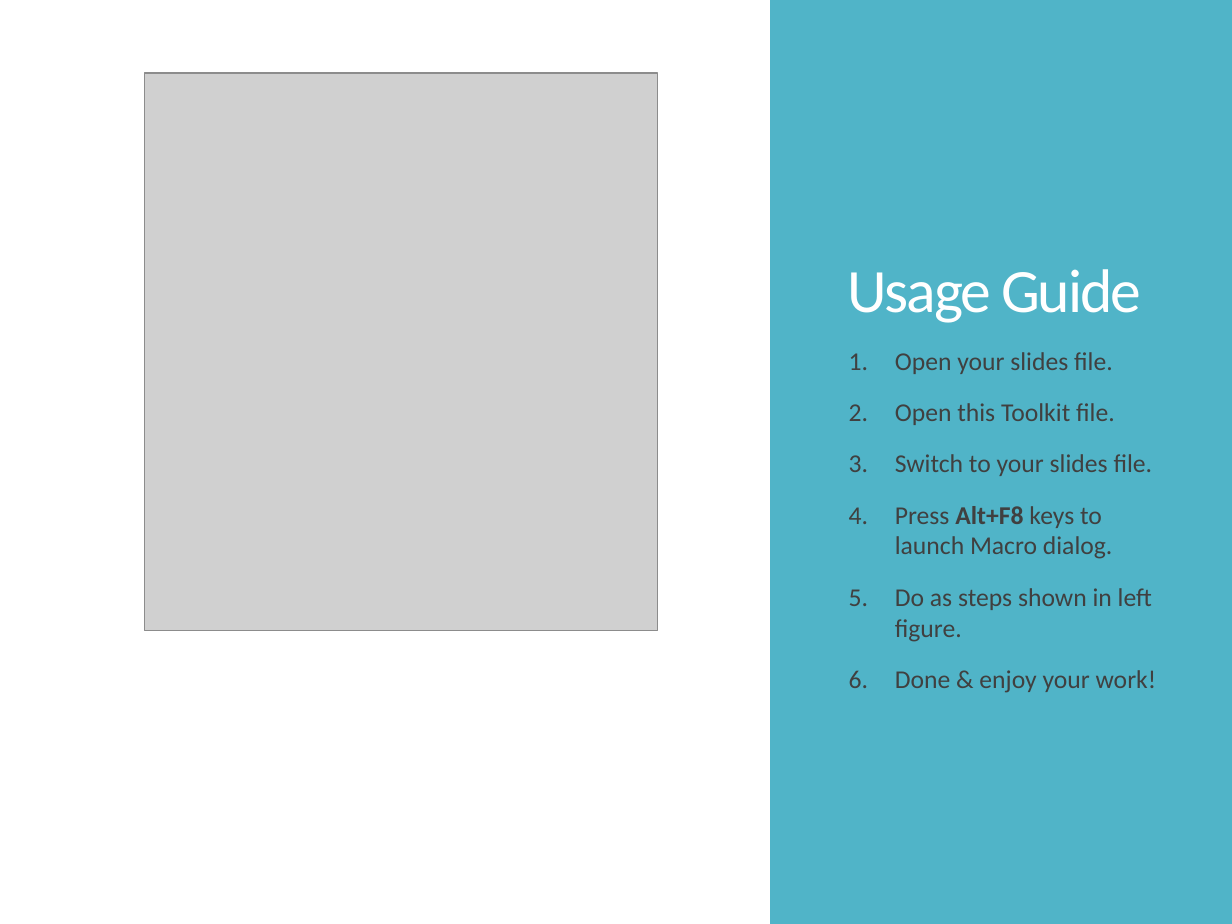
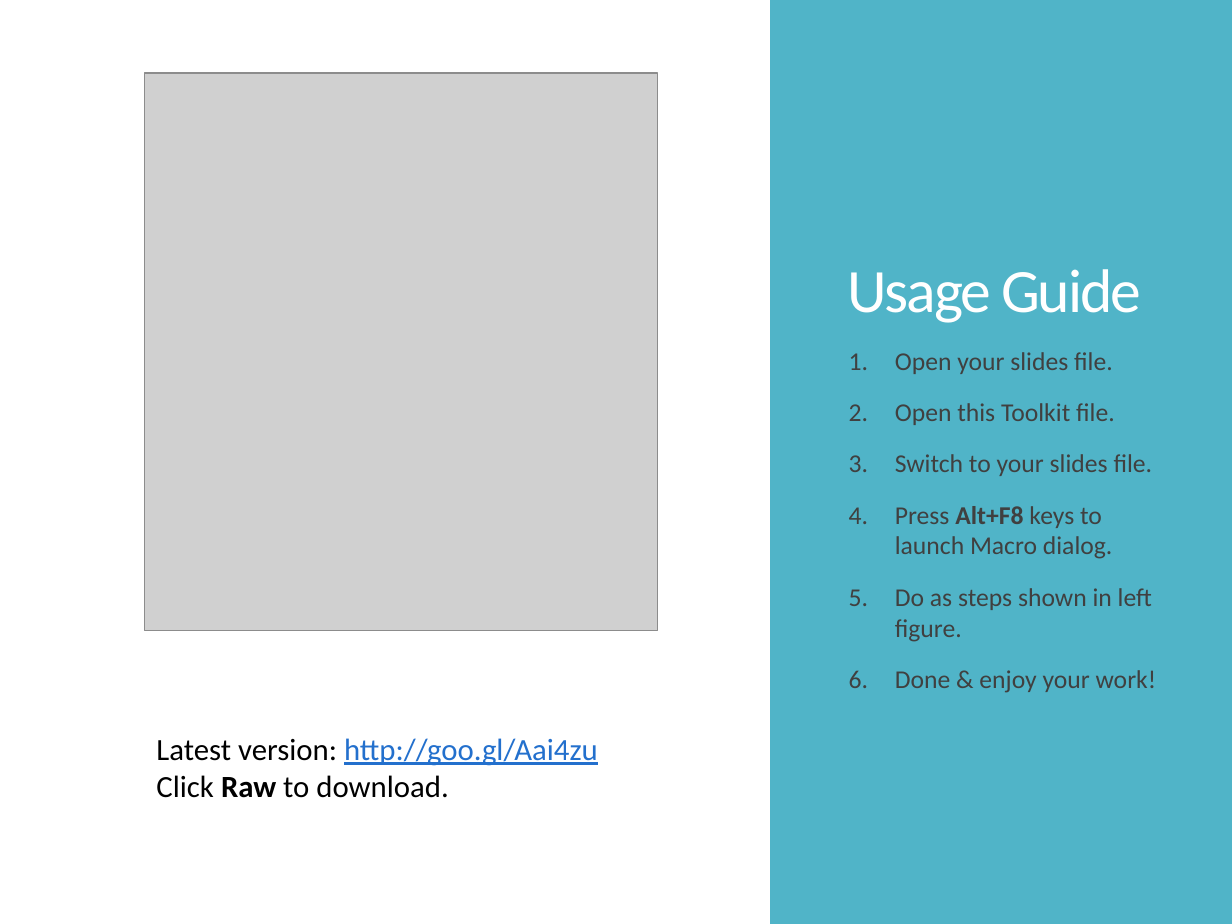
Before and after one commit to skyjia/productivity, a slide deck: slide 2 of MS_Office/PowerPoint/PPTToolkit.pptx. Drawn at 1232x924 pixels with LibreOffice and Linux fonts; fonts in the diff are those of the drawing; grey boxes stand for pictures. Boxes give left, top, right and bottom in pixels: in the first picture for what was removed or moved away, otherwise in the second. Text is boxed around its words. In the diff, an @@ line names an element or a change of style, - is before the commit and + after.

Commit message:
Updated PPT toolkit.

```diff
--- a/MS_Office/PowerPoint/PPTToolkit.pptx
+++ b/MS_Office/PowerPoint/PPTToolkit.pptx
@@ text added at <box>156,738,598,798</box>, 18 pt, text #000000 @@
+Latest version: http://goo.gl/Aai4zu
+Click Raw to download.
```
